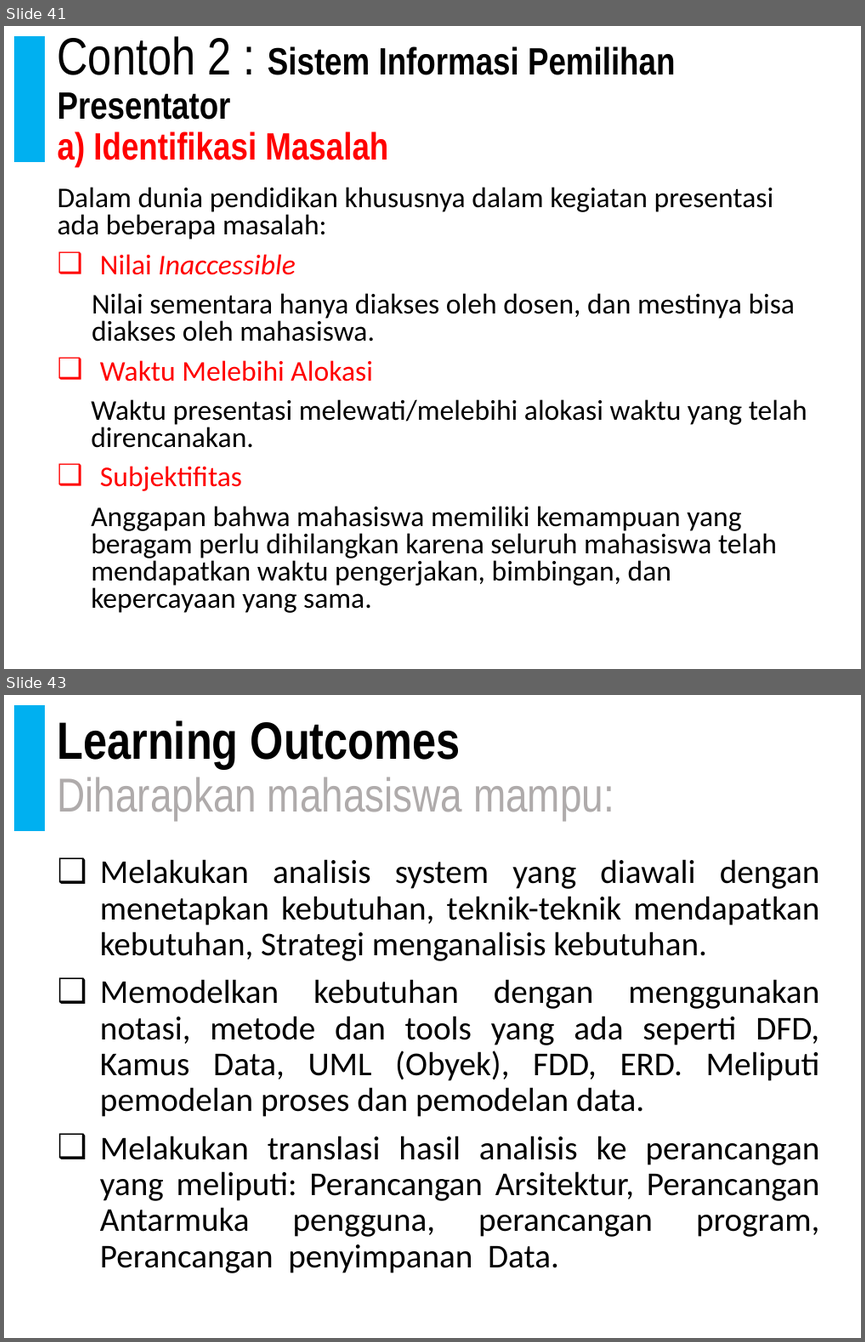
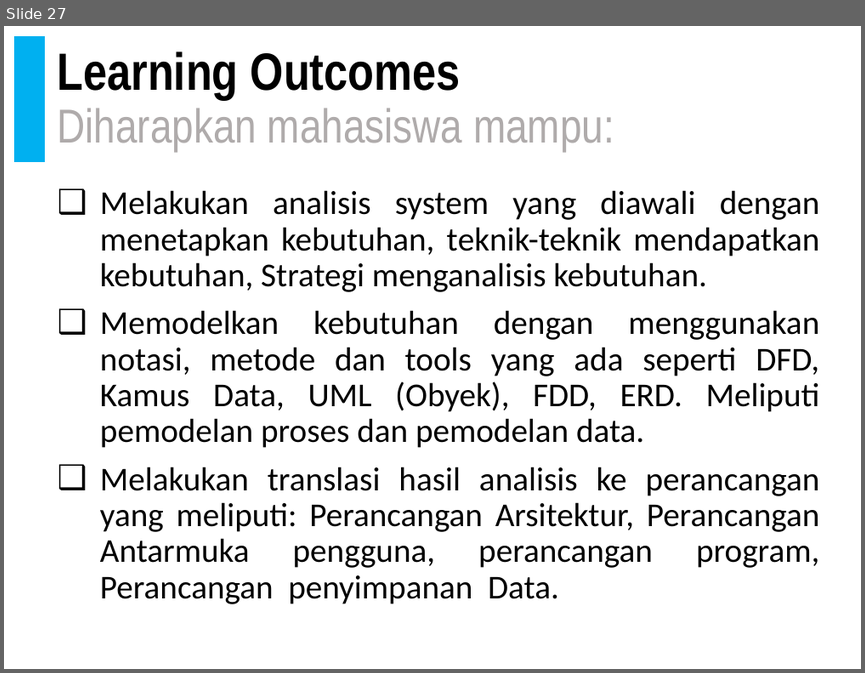
Before and after one commit to doniaft/Analisa-Desain-Sistem-Informasi, a slide deck: 1. Bahan Ajar/01. ADSI - Pendahuluan.pptx. Shown one above the other, each under a label of ours: slides 41 and 43 before the commit, slide 27 after it; the slides between them are not shown. The pictures are 865x1342 and 865x673 pixels, drawn with LibreOffice and Linux fonts; fonts in the diff are those of the drawing. Boxes give left, top, right and bottom in pixels: in the first picture for what was removed or moved away, otherwise in the second. Text is boxed around its words. In the diff, an @@ line names an element or a change of style, - is before the commit and + after.

```diff
--- a/1. Bahan Ajar/01. ADSI - Pendahuluan.pptx
+++ b/1. Bahan Ajar/01. ADSI - Pendahuluan.pptx
@@ slide 41 removed at (x1=4, y1=26, x2=861, y2=669), background #FFFFFF; not listed: 2 template elements that a slide beside it also shows @@
@@ title removed at (x1=58, y1=36, x2=675, y2=168) @@
-Contoh 2 : Sistem Informasi Pemilihan Presentator
-a) Identifikasi Masalah
@@ text removed at (x1=58, y1=187, x2=807, y2=612) @@
-Dalam dunia pendidikan khususnya dalam kegiatan presentasi ada beberapa masalah:
-❑ Nilai Inaccessible
-Nilai sementara hanya diakses oleh dosen, dan mestinya bisa diakses oleh mahasiswa.
-❑ Waktu Melebihi Alokasi
-Waktu presentasi melewati/melebihi alokasi waktu yang telah direncanakan.
-❑ Subjektifitas
-Anggapan bahwa mahasiswa memiliki kemampuan yang beragam perlu dihilangkan karena seluruh mahasiswa telah mendapatkan waktu pengerjakan, bimbingan, dan kepercayaan yang sama.
@@ what was slide 43 is now slide 27 @@
```
Also in this commit, not shown: 10 slides changed, 1 slide added, 15 other slides removed, 1 other file.
